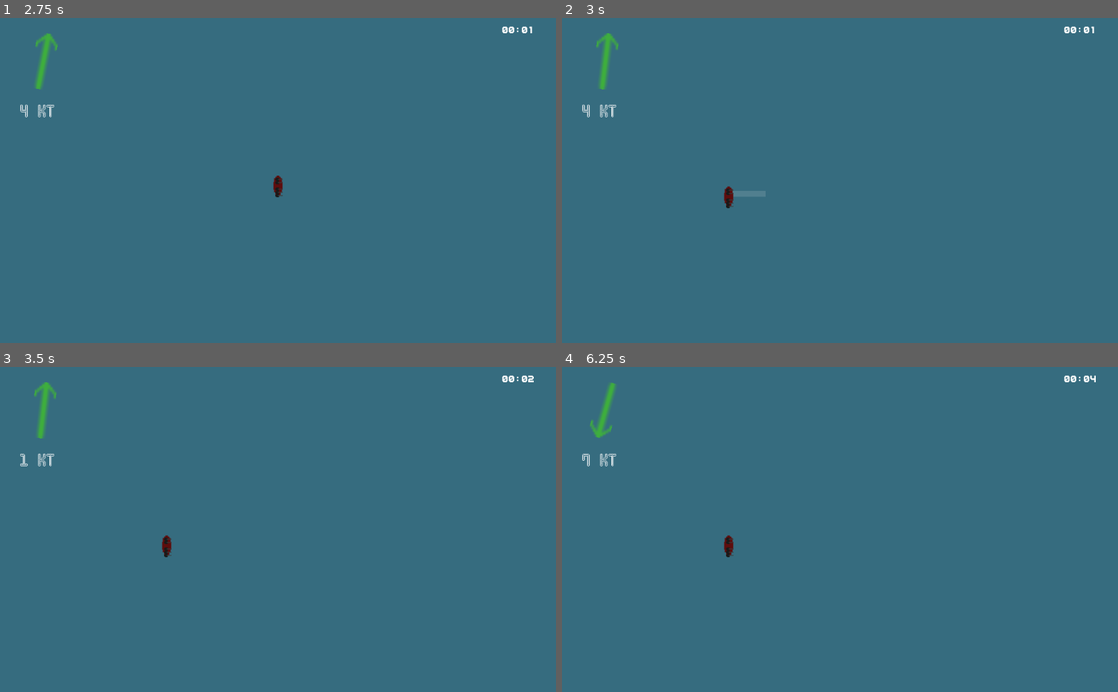
Above: before the commit, frames 1-4 (two rows, left to right).
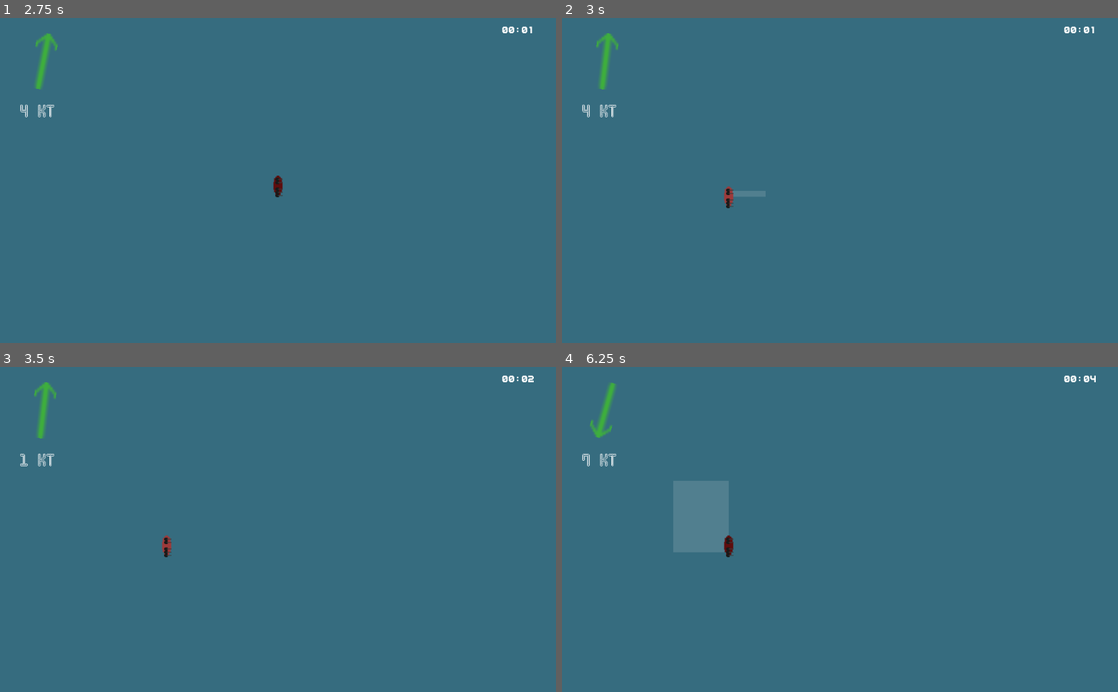
Above: after the commit, the same moments.

Repository: peter-shaw-benson/naval-game
Game: Godot game, scene res://gui/MainMenu.tscn
The game is run twice, just before and just after one commit, with the same random seed, the same clock (stepped at 60 frames per second) and the same inputs.
Inputs (mouse positions are in pixels of both pictures, inside the frame that each line leads up to):
- Up to frame 1 (2.75 s): click "Start Game (New Version)" at 0.5 s; click "Start Game" at 1.25 s; drag from (55, 112) to (278, 187) at 2.02 s
- Up to frame 2 (3 s): drag from (728, 196) to (840, 180) at 2.77 s
- Up to frame 3 (3.5 s): no input
- Up to frame 4 (6.25 s): move the mouse to (895, 458) at 3.52 s; hold S (full ahead) 3.53-4.25 s; click (895, 458) at 3.67 s; tap Enter at 4.25 s; drag from (812, 594) to (728, 555) at 4.27 s; move the mouse to (1006, 578) at 5.02 s; hold Q (patrol) 5.03-5.75 s; click (1006, 578) at 5.17 s; drag from (673, 480) to (728, 552) at 5.77 s

Frame 1 is identical in both runs. In frame 2, less than 0.1% of the frame differs, in the area x 29-31%, y 51-58%; in frame 3, less than 0.1%; in frame 4, 2.1%, in the area x 20-30%, y 35-57%.

Commit message:
first commit on legacy branch

Diff:
--- a/Game Map/Map 2.gd
+++ b/Game Map/Map 2.gd
@@ -178,8 +178,8 @@
 	carrier.start_placing()
 
 func place_next_unit(place_list):
-	print(place_list)
-	print(unit_data)
+	#print(place_list)
+	#print(unit_data)
 
 	# here, the place_list is a list of the squadron data
 	#
--- a/Ships2/CombatUnit.gd
+++ b/Ships2/CombatUnit.gd
@@ -1,4 +1,4 @@
-extends KinematicBody2D
+extends Area2D
 class_name CombatUnit
 
 var unitData: Entity
--- a/Ships2/ShipScene.tscn
+++ b/Ships2/ShipScene.tscn
@@ -52,7 +52,7 @@
 radius = 23.969
 height = 11.4084
 
-[node name="Ship" type="KinematicBody2D"]
+[node name="Ship" type="Area2D"]
 script = ExtResource( 2 )
 detector_scene = ExtResource( 3 )
 Turret = ExtResource( 5 )
--- a/project.godot
+++ b/project.godot
@@ -39,7 +39,7 @@
 "language": "GDScript",
 "path": "res://Entities/Planes/Plane.gd"
 }, {
-"base": "KinematicBody2D",
+"base": "Area2D",
 "class": "CombatUnit",
 "language": "GDScript",
 "path": "res://Ships2/CombatUnit.gd"
@@ -187,87 +187,87 @@
 
 queue={
 "deadzone": 0.5,
-"events": [ Object(InputEventKey,"resource_local_to_scene":false,"resource_name":"","device":0,"alt":false,"shift":false,"control":false,"meta":false,"command":false,"pressed":false,"scancode":16777237,"unicode":0,"echo":false,"script":null)
+"events": [ Object(InputEventKey,"resource_local_to_scene":false,"resource_name":"","device":0,"alt":false,"shift":false,"control":false,"meta":false,"command":false,"pressed":false,"scancode":16777237,"physical_scancode":0,"unicode":0,"echo":false,"script":null)
  ]
 }
 scout={
 "deadzone": 0.5,
-"events": [ Object(InputEventKey,"resource_local_to_scene":false,"resource_name":"","device":0,"alt":false,"shift":false,"control":false,"meta":false,"command":false,"pressed":false,"scancode":83,"unicode":0,"echo":false,"script":null)
+"events": [ Object(InputEventKey,"resource_local_to_scene":false,"resource_name":"","device":0,"alt":false,"shift":false,"control":false,"meta":false,"command":false,"pressed":false,"scancode":83,"physical_scancode":0,"unicode":0,"echo":false,"script":null)
  ]
 }
 strike={
 "deadzone": 0.5,
-"events": [ Object(InputEventKey,"resource_local_to_scene":false,"resource_name":"","device":0,"alt":false,"shift":false,"control":false,"meta":false,"command":false,"pressed":false,"scancode":90,"unicode":0,"echo":false,"script":null)
+"events": [ Object(InputEventKey,"resource_local_to_scene":false,"resource_name":"","device":0,"alt":false,"shift":false,"control":false,"meta":false,"command":false,"pressed":false,"scancode":90,"physical_scancode":0,"unicode":0,"echo":false,"script":null)
  ]
 }
 stop={
 "deadzone": 0.5,
-"events": [ Object(InputEventKey,"resource_local_to_scene":false,"resource_name":"","device":0,"alt":false,"shift":false,"control":false,"meta":false,"command":false,"pressed":false,"scancode":66,"unicode":0,"echo":false,"script":null)
+"events": [ Object(InputEventKey,"resource_local_to_scene":false,"resource_name":"","device":0,"alt":false,"shift":false,"control":false,"meta":false,"command":false,"pressed":false,"scancode":66,"physical_scancode":0,"unicode":0,"echo":false,"script":null)
  ]
 }
 bomb={
 "deadzone": 0.5,
-"events": [ Object(InputEventKey,"resource_local_to_scene":false,"resource_name":"","device":0,"alt":false,"shift":false,"control":false,"meta":false,"command":false,"pressed":false,"scancode":88,"unicode":0,"echo":false,"script":null)
+"events": [ Object(InputEventKey,"resource_local_to_scene":false,"resource_name":"","device":0,"alt":false,"shift":false,"control":false,"meta":false,"command":false,"pressed":false,"scancode":88,"physical_scancode":0,"unicode":0,"echo":false,"script":null)
  ]
 }
 patrol={
 "deadzone": 0.5,
-"events": [ Object(InputEventKey,"resource_local_to_scene":false,"resource_name":"","device":0,"alt":false,"shift":false,"control":false,"meta":false,"command":false,"pressed":false,"scancode":81,"unicode":0,"echo":false,"script":null)
+"events": [ Object(InputEventKey,"resource_local_to_scene":false,"resource_name":"","device":0,"alt":false,"shift":false,"control":false,"meta":false,"command":false,"pressed":false,"scancode":81,"physical_scancode":0,"unicode":0,"echo":false,"script":null)
  ]
 }
 cancel={
 "deadzone": 0.5,
-"events": [ Object(InputEventKey,"resource_local_to_scene":false,"resource_name":"","device":0,"alt":false,"shift":false,"control":false,"meta":false,"command":false,"pressed":false,"scancode":16777217,"unicode":0,"echo":false,"script":null)
+"events": [ Object(InputEventKey,"resource_local_to_scene":false,"resource_name":"","device":0,"alt":false,"shift":false,"control":false,"meta":false,"command":false,"pressed":false,"scancode":16777217,"physical_scancode":0,"unicode":0,"echo":false,"script":null)
  ]
 }
 fighter={
 "deadzone": 0.5,
-"events": [ Object(InputEventKey,"resource_local_to_scene":false,"resource_name":"","device":0,"alt":false,"shift":false,"control":false,"meta":false,"command":false,"pressed":false,"scancode":70,"unicode":0,"echo":false,"script":null)
+"events": [ Object(InputEventKey,"resource_local_to_scene":false,"resource_name":"","device":0,"alt":false,"shift":false,"control":false,"meta":false,"command":false,"pressed":false,"scancode":70,"physical_scancode":0,"unicode":0,"echo":false,"script":null)
  ]
 }
 pause_menu={
 "deadzone": 0.5,
-"events": [ Object(InputEventKey,"resource_local_to_scene":false,"resource_name":"","device":0,"alt":false,"shift":false,"control":false,"meta":false,"command":false,"pressed":false,"scancode":16777217,"unicode":0,"echo":false,"script":null)
+"events": [ Object(InputEventKey,"resource_local_to_scene":false,"resource_name":"","device":0,"alt":false,"shift":false,"control":false,"meta":false,"command":false,"pressed":false,"scancode":16777217,"physical_scancode":0,"unicode":0,"echo":false,"script":null)
  ]
 }
 pause_game={
 "deadzone": 0.5,
-"events": [ Object(InputEventKey,"resource_local_to_scene":false,"resource_name":"","device":0,"alt":false,"shift":false,"control":false,"meta":false,"command":false,"pressed":false,"scancode":32,"unicode":0,"echo":false,"script":null)
+"events": [ Object(InputEventKey,"resource_local_to_scene":false,"resource_name":"","device":0,"alt":false,"shift":false,"control":false,"meta":false,"command":false,"pressed":false,"scancode":32,"physical_scancode":0,"unicode":0,"echo":false,"script":null)
  ]
 }
 repair={
 "deadzone": 0.5,
-"events": [ Object(InputEventKey,"resource_local_to_scene":false,"resource_name":"","device":0,"alt":false,"shift":false,"control":false,"meta":false,"command":false,"pressed":false,"scancode":82,"unicode":0,"echo":false,"script":null)
+"events": [ Object(InputEventKey,"resource_local_to_scene":false,"resource_name":"","device":0,"alt":false,"shift":false,"control":false,"meta":false,"command":false,"pressed":false,"scancode":82,"physical_scancode":0,"unicode":0,"echo":false,"script":null)
  ]
 }
 "flank speed"={
 "deadzone": 0.5,
-"events": [ Object(InputEventKey,"resource_local_to_scene":false,"resource_name":"","device":0,"alt":false,"shift":false,"control":false,"meta":false,"command":false,"pressed":false,"scancode":70,"unicode":0,"echo":false,"script":null)
+"events": [ Object(InputEventKey,"resource_local_to_scene":false,"resource_name":"","device":0,"alt":false,"shift":false,"control":false,"meta":false,"command":false,"pressed":false,"scancode":70,"physical_scancode":0,"unicode":0,"echo":false,"script":null)
  ]
 }
 "half speed"={
 "deadzone": 0.5,
-"events": [ Object(InputEventKey,"resource_local_to_scene":false,"resource_name":"","device":0,"alt":false,"shift":false,"control":false,"meta":false,"command":false,"pressed":false,"scancode":72,"unicode":0,"echo":false,"script":null)
+"events": [ Object(InputEventKey,"resource_local_to_scene":false,"resource_name":"","device":0,"alt":false,"shift":false,"control":false,"meta":false,"command":false,"pressed":false,"scancode":72,"physical_scancode":0,"unicode":0,"echo":false,"script":null)
  ]
 }
 "increase speed"={
 "deadzone": 0.5,
-"events": [ Object(InputEventKey,"resource_local_to_scene":false,"resource_name":"","device":0,"alt":false,"shift":false,"control":false,"meta":false,"command":false,"pressed":false,"scancode":125,"unicode":0,"echo":false,"script":null)
+"events": [ Object(InputEventKey,"resource_local_to_scene":false,"resource_name":"","device":0,"alt":false,"shift":false,"control":false,"meta":false,"command":false,"pressed":false,"scancode":125,"physical_scancode":0,"unicode":0,"echo":false,"script":null)
  ]
 }
 "decrease speed"={
 "deadzone": 0.5,
-"events": [ Object(InputEventKey,"resource_local_to_scene":false,"resource_name":"","device":0,"alt":false,"shift":false,"control":false,"meta":false,"command":false,"pressed":false,"scancode":123,"unicode":0,"echo":false,"script":null)
+"events": [ Object(InputEventKey,"resource_local_to_scene":false,"resource_name":"","device":0,"alt":false,"shift":false,"control":false,"meta":false,"command":false,"pressed":false,"scancode":123,"physical_scancode":0,"unicode":0,"echo":false,"script":null)
  ]
 }
 "full ahead"={
 "deadzone": 0.5,
-"events": [ Object(InputEventKey,"resource_local_to_scene":false,"resource_name":"","device":0,"alt":false,"shift":false,"control":false,"meta":false,"command":false,"pressed":false,"scancode":83,"unicode":0,"echo":false,"script":null)
+"events": [ Object(InputEventKey,"resource_local_to_scene":false,"resource_name":"","device":0,"alt":false,"shift":false,"control":false,"meta":false,"command":false,"pressed":false,"scancode":83,"physical_scancode":0,"unicode":0,"echo":false,"script":null)
  ]
 }
 shoot={
 "deadzone": 0.5,
-"events": [ Object(InputEventKey,"resource_local_to_scene":false,"resource_name":"","device":0,"alt":false,"shift":false,"control":false,"meta":false,"command":false,"pressed":false,"scancode":65,"unicode":0,"echo":false,"script":null)
+"events": [ Object(InputEventKey,"resource_local_to_scene":false,"resource_name":"","device":0,"alt":false,"shift":false,"control":false,"meta":false,"command":false,"pressed":false,"scancode":65,"physical_scancode":0,"unicode":0,"echo":false,"script":null)
  ]
 }
 
Not shown, added: export_presets.cfg
Not shown, changed: .DS_Store
Not shown, changed: art/.DS_Store
Not shown, changed: art/Map/.DS_Store
Not shown, changed: art/Map/existing plane : carrier tiles for inspo /.DS_Store
